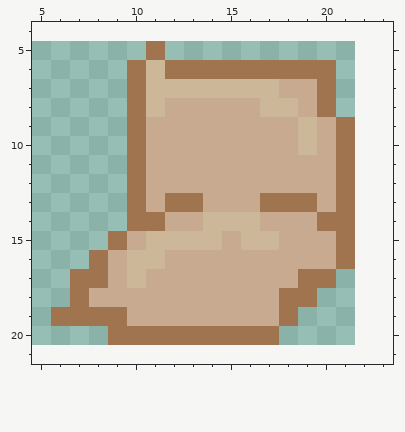
Pixel-art file: assets/02_architecture/01_genericPieces/04_props/sac.aseprite. The picture above was drawn from the file before the commit.
22x16 pixels, 1 frame. Shown: x 5..23, y 4..21. The old version is drawn lined up with the new one, on the new canvas.
New version:
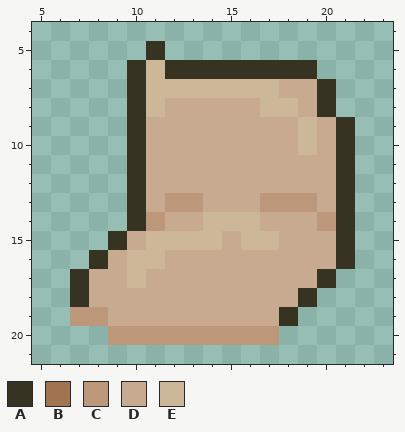
Palette (. is transparent): A #363322  B #a17450  C #bc9779  D #c8aa91  E #ccb899
Diff:
canvas 22x16 -> 32x32, the old top-left corner now at 0,5
y 5: x 11 B -> A
y 6: x 10 B -> A; x 12..20 BBBBBBBBB -> AAAAAAAA.
y 7..8: x 10 B -> A; x 20 B -> A
y 9..12: x 10 B -> A; x 21 B -> A
y 13: x 10 B -> A; x 12..13 BB -> CC; x 17..19 BBB -> CCC; x 21 B -> A
y 14: x 10..11 BB -> AC; x 20..21 BB -> CA
y 15: x 9 B -> A; x 21 B -> A
y 16: x 8 B -> A; x 21 B -> A
y 17: x 7..8 BB -> AD; x 19..20 BB -> DA
y 18: x 7 B -> A; x 18..19 BB -> DA
y 19: x 6..9 BBBB -> .CCD; x 18 B -> A
y 20: x 9..17 BBBBBBBBB -> CCCCCCCCC
Pixel boxes of the changes (left, top, right, bottom) in both pictures:
changed: (51, 41, 355, 345)
